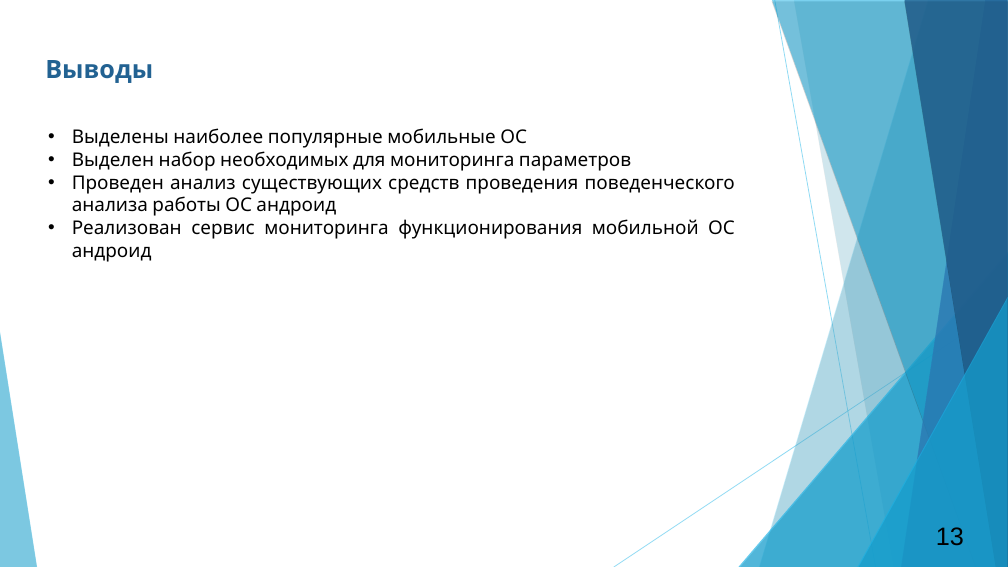
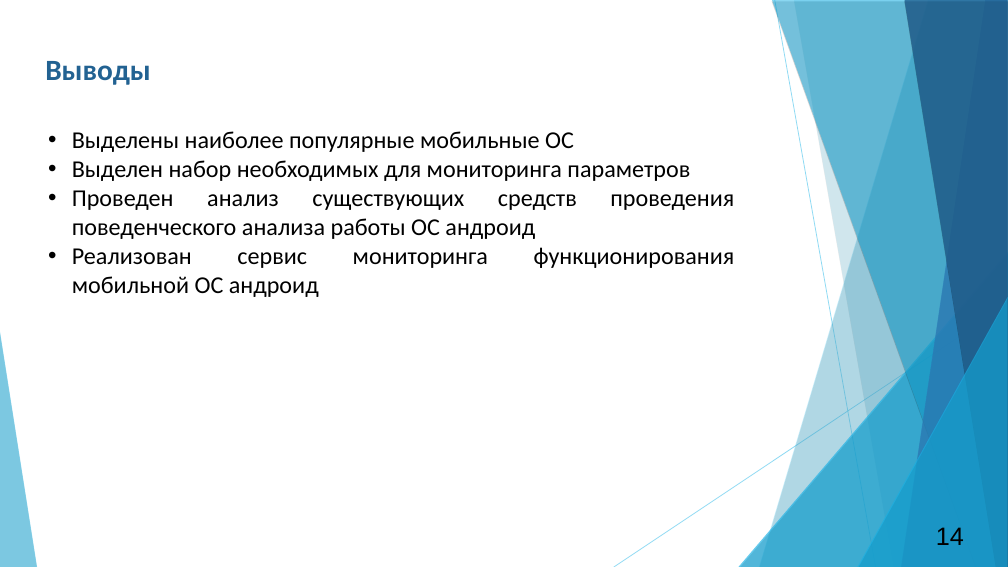
Before and after one commit to redmolle/BehavioralAnalysis, a slide deck: slide 14 of docs/Презентация/Презентация.pptx (slide 13 before the commit). Drawn at 1008x567 pixels with LibreOffice and Linux fonts; fonts in the diff are those of the drawing. Boxes give left, top, right and bottom in pixels: in the first picture for what was removed or moved away, otherwise in the second. Text is boxed around its words. In the diff, an @@ line names an element or a change of style, - is before the commit and + after.

```diff
--- a/docs/Презентация/Презентация.pptx
+++ b/docs/Презентация/Презентация.pptx
@@ title "Выводы" at bbox=[45, 61, 151, 85]: size 24 to 28 pt, font Karla to Calibri @@
@@ text "Выделены наиболее популярные мобильные ОС" at bbox=[72, 131, 735, 297]: size 18 to 23 pt, font Karla to Calibri @@
@@ page number at bbox=[936, 527, 964, 545]: text changed @@
-13
+14
```
Also in this commit, not shown: 11 other slides changed, 2 slides added, 1 slide removed, 6 other files.
